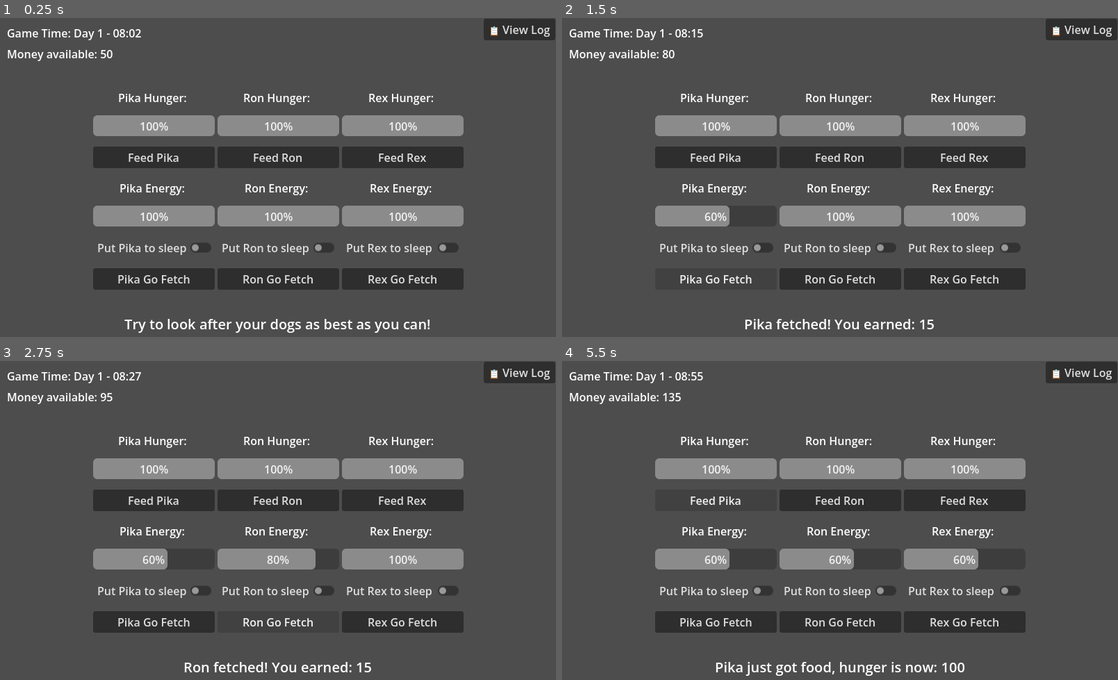
Above: before the commit, frames 1-4 (two rows, left to right).
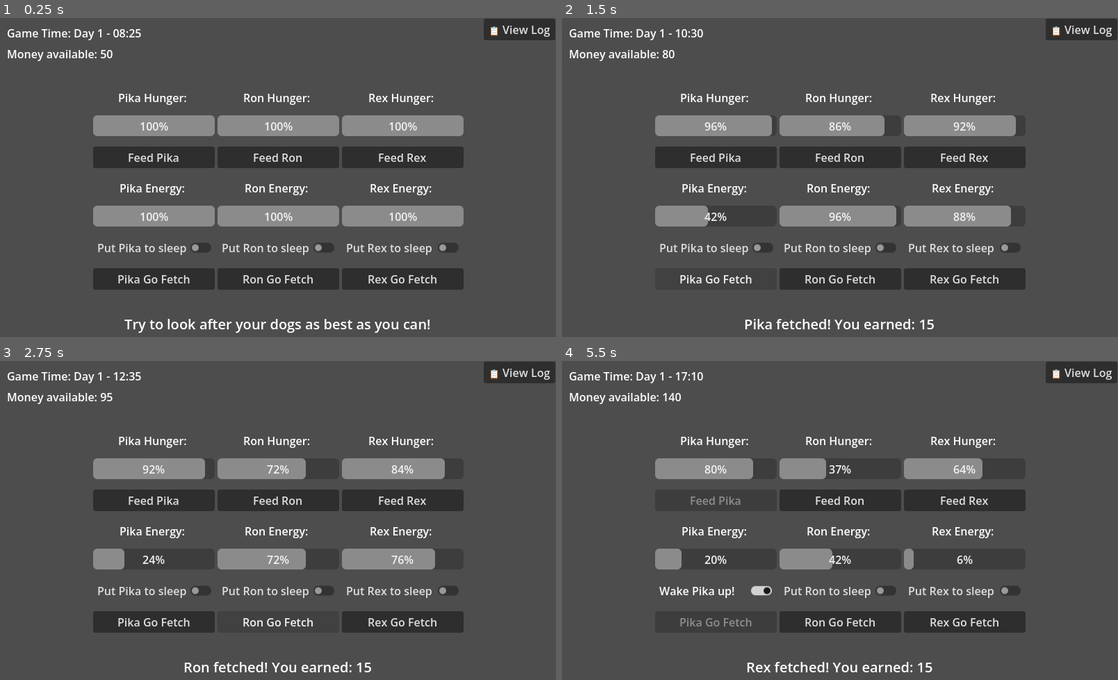
Above: after the commit, the same moments.

Repository: lukaMis/kennel-simulator
Game: Godot game, scene res://scenes/main.tscn
The game is run twice, just before and just after one commit, with the same random seed, the same clock (stepped at 60 frames per second) and the same inputs.
Inputs (mouse positions are in pixels of both pictures, inside the frame that each line leads up to):
- Up to frame 1 (0.25 s): no input
- Up to frame 2 (1.5 s): click "Pika Go Fetch" at 0.5 s; click "Pika Go Fetch" at 1.25 s
- Up to frame 3 (2.75 s): click "Ron Go Fetch" at 2 s
- Up to frame 4 (5.5 s): click "Ron Go Fetch" at 2.75 s; click "Rex Go Fetch" at 3.5 s; click "Rex Go Fetch" at 4.25 s; click (717, 501) at 5 s, where only the run before the commit has a clickable "Feed Pika"

The runs differ from the first frame. In frame 1, less than 0.1% of the frame differs, in the area x 23-26%, y 3-7%; in frame 2, 1.3%; in frame 3, 2.1%; in frame 4, 4.8%, in the area x 17-84%, y 3-99%.

Commit message:
day summary UI implemented

Diff:
--- /dev/null
+++ b/scenes/day_summary_ui.tscn
@@ -0,0 +1,53 @@
+[gd_scene format=3 uid="uid://bvlsgluajwywe"]
+
+[ext_resource type="Script" uid="uid://un33dkjog3sa" path="res://scripts/day_summary_ui.gd" id="1_l7u5f"]
+
+[node name="DaySummaryUI" type="Control" unique_id=1315909635]
+layout_mode = 3
+anchors_preset = 15
+anchor_right = 1.0
+anchor_bottom = 1.0
+grow_horizontal = 2
+grow_vertical = 2
+script = ExtResource("1_l7u5f")
+
+[node name="BackgroundDim" type="ColorRect" parent="." unique_id=798704605]
+layout_mode = 0
+offset_right = 40.0
+offset_bottom = 40.0
+color = Color(0, 0, 0, 0.5019608)
+
+[node name="PanelContainer" type="PanelContainer" parent="." unique_id=1940710949]
+layout_mode = 1
+anchors_preset = 8
+anchor_left = 0.5
+anchor_top = 0.5
+anchor_right = 0.5
+anchor_bottom = 0.5
+offset_left = -20.0
+offset_top = -20.0
+offset_right = 20.0
+offset_bottom = 20.0
+grow_horizontal = 2
+grow_vertical = 2
+
+[node name="MarginContainer" type="MarginContainer" parent="PanelContainer" unique_id=1301365163]
+layout_mode = 2
+theme_override_constants/margin_left = 20
+theme_override_constants/margin_top = 20
+theme_override_constants/margin_right = 20
+theme_override_constants/margin_bottom = 20
+
+[node name="VBoxContainer" type="VBoxContainer" parent="PanelContainer/MarginContainer" unique_id=2133770667]
+layout_mode = 2
+
+[node name="TitleLabel" type="Label" parent="PanelContainer/MarginContainer/VBoxContainer" unique_id=1423235777]
+layout_mode = 2
+text = "Day complete"
+
+[node name="BreakdownLabel" type="Label" parent="PanelContainer/MarginContainer/VBoxContainer" unique_id=1302431648]
+layout_mode = 2
+
+[node name="PayButton" type="Button" parent="PanelContainer/MarginContainer/VBoxContainer" unique_id=1243134474]
+layout_mode = 2
+text = "Pay Upkeep"
--- a/scenes/main.tscn
+++ b/scenes/main.tscn
@@ -10,6 +10,7 @@
 [ext_resource type="PackedScene" uid="uid://b3gui258ct5wp" path="res://scenes/log_viewer.tscn" id="5_tbgi4"]
 [ext_resource type="Resource" uid="uid://dmifi8ebbyes0" path="res://dogs/dog_rex.tres" id="6_trceg"]
 [ext_resource type="PackedScene" uid="uid://73n8b5xknedp" path="res://scenes/game_time_display.tscn" id="10_choun"]
+[ext_resource type="PackedScene" uid="uid://bvlsgluajwywe" path="res://scenes/day_summary_ui.tscn" id="11_ya4ey"]
 
 [node name="Main" type="Node" unique_id=782063]
 script = ExtResource("1_0wfyh")
@@ -73,4 +74,6 @@
 offset_right = 50.0
 offset_bottom = 50.0
 
+[node name="DaySummaryUI" parent="." unique_id=1315909635 instance=ExtResource("11_ya4ey")]
+
 [editable path="LogViewer"]
--- a/scenes/time_engine_scene.tscn
+++ b/scenes/time_engine_scene.tscn
@@ -4,4 +4,4 @@
 
 [node name="TimeEngineScene" type="Node" unique_id=1530070152]
 script = ExtResource("1_okkis")
-time_multiplier = 600.0
+time_multiplier = 6000.0
--- /dev/null
+++ b/scripts/day_summary_ui.gd
@@ -0,0 +1,64 @@
+extends Control
+
+var pending_cost: int = 0
+# 2. Define our economic math
+var base_rent: int = 20
+var food_cost_per_dog: int = 5
+var total_food_cost: int = 0
+
+@onready var breakdown_label: Label = $PanelContainer/MarginContainer/VBoxContainer/BreakdownLabel
+@onready var pay_button: Button = $PanelContainer/MarginContainer/VBoxContainer/PayButton
+
+
+func _ready() -> void:
+	# Ensure this screen is completely hidden when the game boots
+	hide()
+
+	# Connect the button click to our function
+	pay_button.pressed.connect(_on_pay_button_pressed)
+
+
+func trigger_summary(current_day: int, dog_count: int) -> void:
+	# 1. Halt the simulation instantly!
+	GlobalState.set_game_running(false)
+
+	# 2. Perform math
+	total_food_cost = dog_count * food_cost_per_dog
+	pending_cost = base_rent + total_food_cost
+
+	# 3. Update UI
+	_update_breakdown_label(_format_breakdown_text(current_day, dog_count))
+
+	# 4. Show the modal
+	show()
+	pass
+
+
+func _format_breakdown_text(current_day: int, dog_count: int) -> String:
+	# 3. Format the UI text readout
+	var text: String = "End of Day %d\n\n" % current_day
+	text += "Facility Rent: -$%d\n" % base_rent
+	text += "Dog Food (%d dogs): -$%d\n" % [dog_count, total_food_cost]
+	text += "------------------------\n"
+	text += "Total Due: -$%d" % pending_cost
+	return text
+
+
+func _update_breakdown_label(new_text) -> void:
+	breakdown_label.text = new_text
+	pass
+
+
+func _on_pay_button_pressed() -> void:
+	# 1. Attempt to spend money
+	var success: bool = GlobalState.try_spend_money(pending_cost)
+	if success:
+		# 2. Success: Hide UI and resume time
+		hide()
+		GlobalState.game_info_change("Paid daily upkeep of $" + str(pending_cost))
+		GlobalState.set_game_running(true)
+	else:
+		# 3. Failure: Handle bankruptcy
+		GlobalState.game_info_change("BANKRUPT! Not enough funds for upkeep.")
+		pay_button.text = "Game Over"
+		pay_button.disabled = true
--- a/scripts/main.gd
+++ b/scripts/main.gd
@@ -3,8 +3,17 @@
 @onready var dog_manager = $DogManager
 @onready var cash_ui = $CashUI
 @onready var info_bar = $InfoBar
+@onready var day_summary_ui: Control = $DaySummaryUI
 
 
 func _ready() -> void:
 	# Main doesn't do anything on boot anymore! DogManager handles itself.
-	pass
+
+	# Tune into the time engine's daily broadcast
+	TimeEngine.day_passed.connect(_on_day_passed)
+
+
+func _on_day_passed(current_day: int) -> void:
+	var active_dog_count: int = dog_manager.array_of_dogs.size()
+	# Trigger the phase shift
+	day_summary_ui.trigger_summary(current_day, active_dog_count)
Not shown, added: scripts/day_summary_ui.gd.uid
